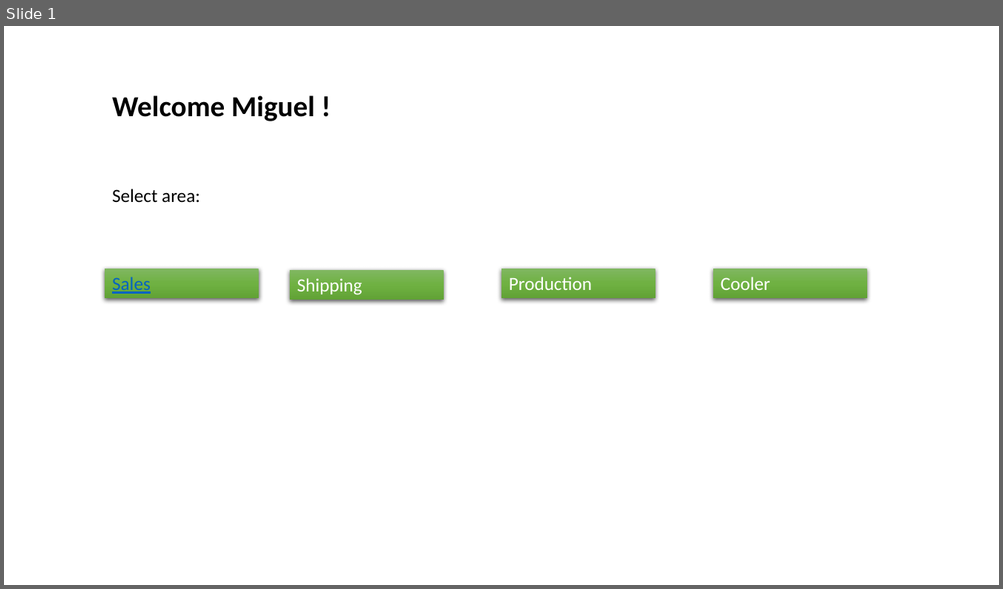
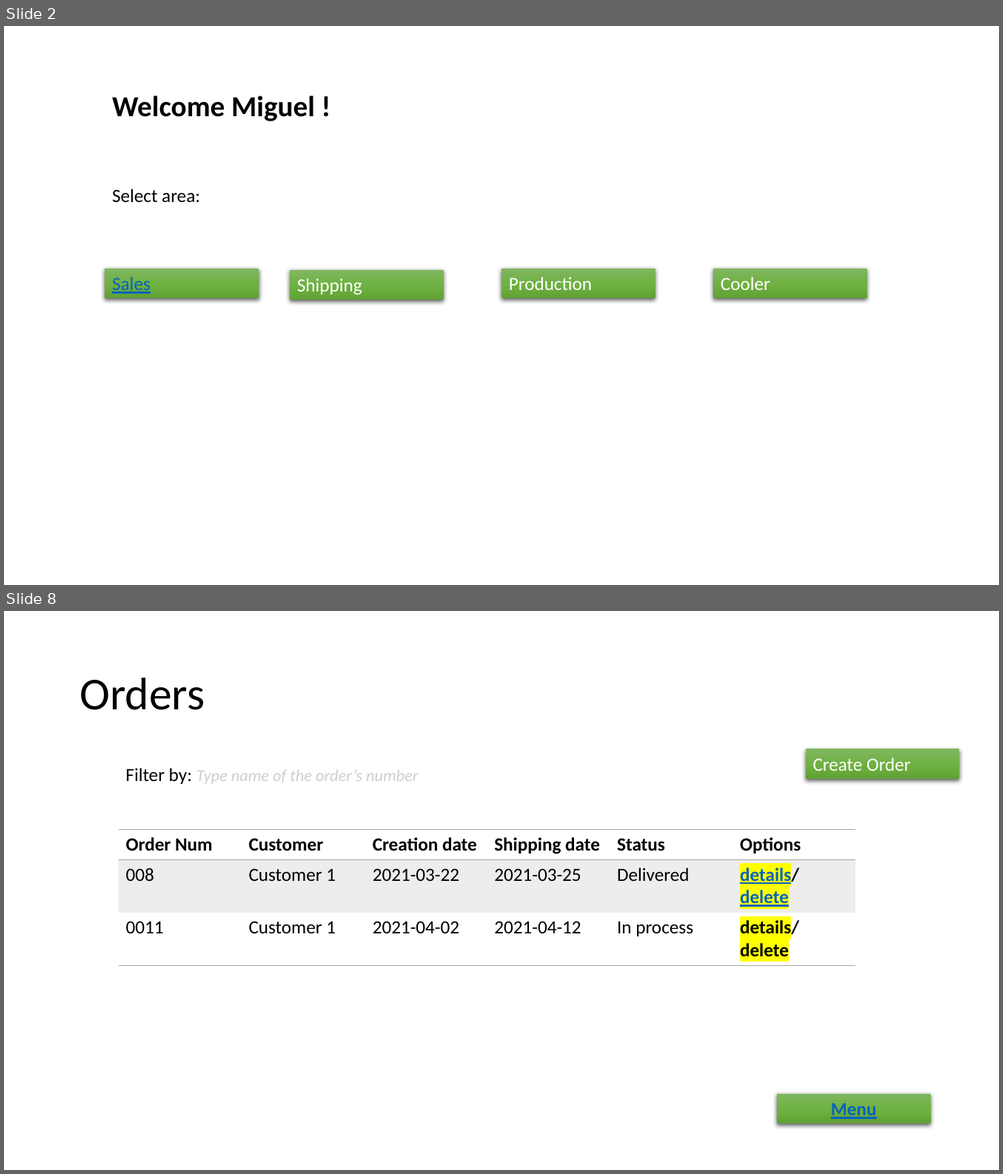
Before and after one commit to lopezpedres/recalls-project, a slide deck: Mockup-EMS.pptx. Shown one above the other, each under a label of ours: slide 1 before the commit, slides 2 and 8 after it; the slides between them are not shown. The pictures are 1003x589 and 1003x1174 pixels, drawn with LibreOffice and Linux fonts; fonts in the diff are those of the drawing. Boxes give left, top, right and bottom in pixels: in the first picture for what was removed or moved away, otherwise in the second. Text is boxed around its words. In the diff, an @@ line names an element or a change of style, - is before the commit and + after.

```diff
--- a/Mockup-EMS.pptx
+++ b/Mockup-EMS.pptx
@@ slide 8 added at [4,611,999,1170], background #FFFFFF @@
@@ title added at [79,678,205,710], 44 pt, text #000000 @@
+Orders
@@ rectangle added at [805,749,959,779], fill gradient #81B861 to #6FB242 to #62A336, 18 pt, text #FFFFFF @@
+Create Order
@@ text added at [125,768,418,784], 16 pt, text #D0CECE, italic @@
+Filter by: Type name of the order’s number
@@ table added at [118,829,856,960], 3 rows, 6 columns @@
+Order Num | Customer | Creation date | Shipping date | Status | Options
+008 | Customer 1 | 2021-03-22 | 2021-03-25 | Delivered | details/delete
+0011 | Customer 1 | 2021-04-02 | 2021-04-12 | In process | details/delete
@@ rectangle added at [777,1094,930,1125], fill gradient #81B861 to #6FB242 to #62A336, 18 pt, text #0563C1, bold, underline @@
+Menu
@@ what was slide 1 is now slide 2 @@
```
Also in this commit, not shown: 5 slides changed, 4 other slides added.
